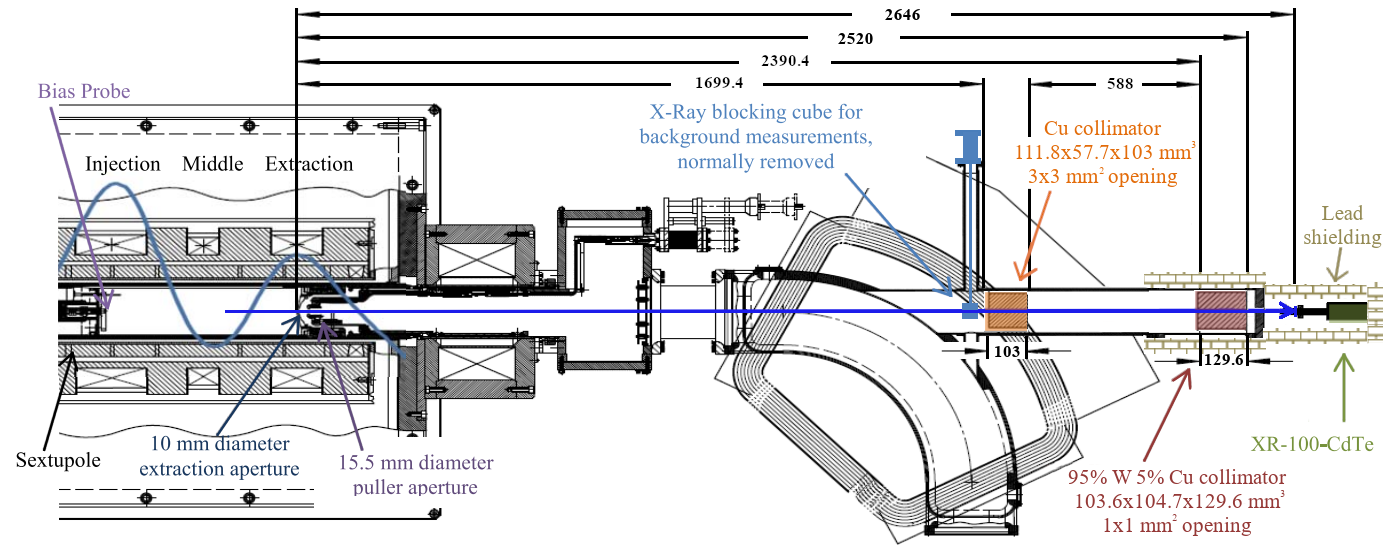
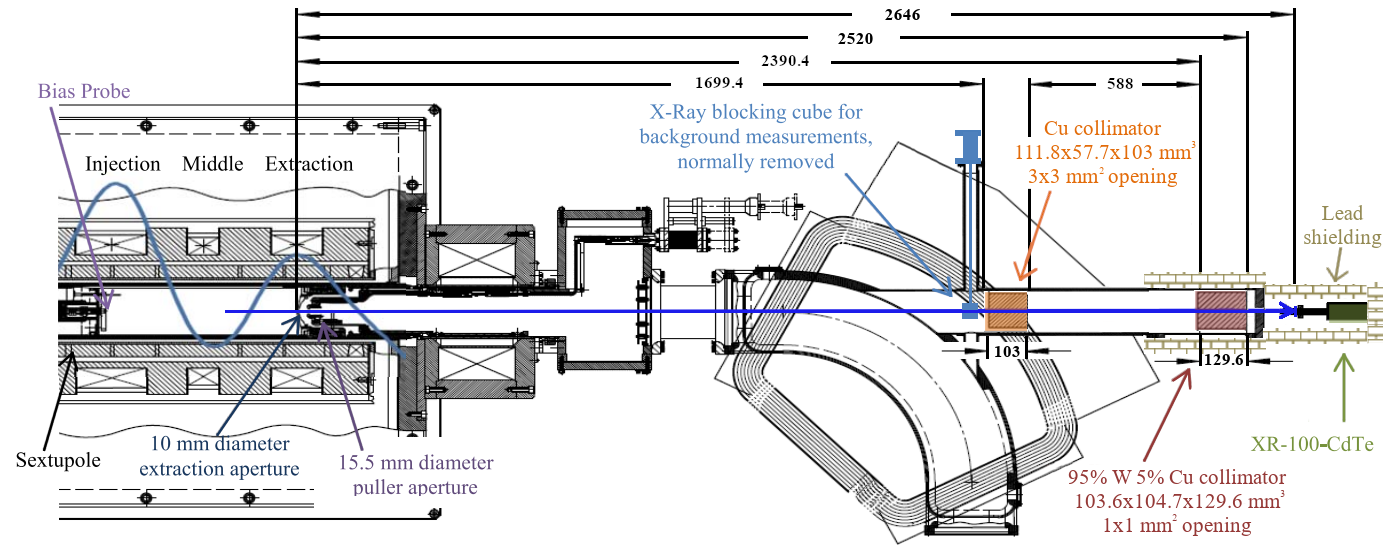
Layers edited between the first and the second 1394 × 549 image:
painted on "Background" over left=862, top=140, right=939, bottom=192
